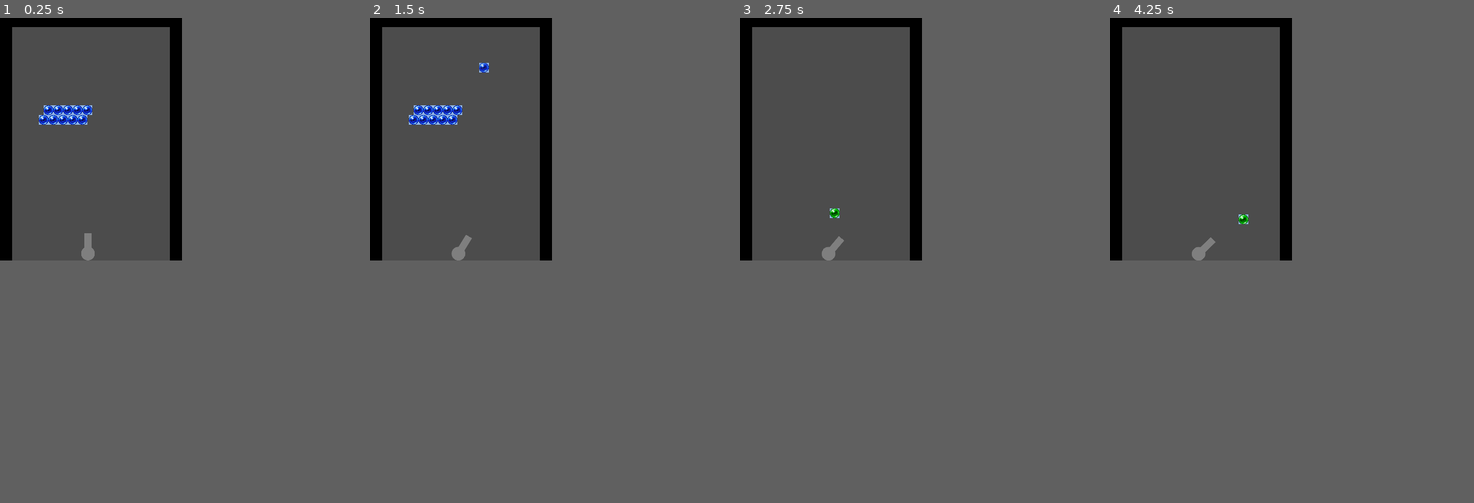
Above: before the commit, frames 1-4 (left to right).
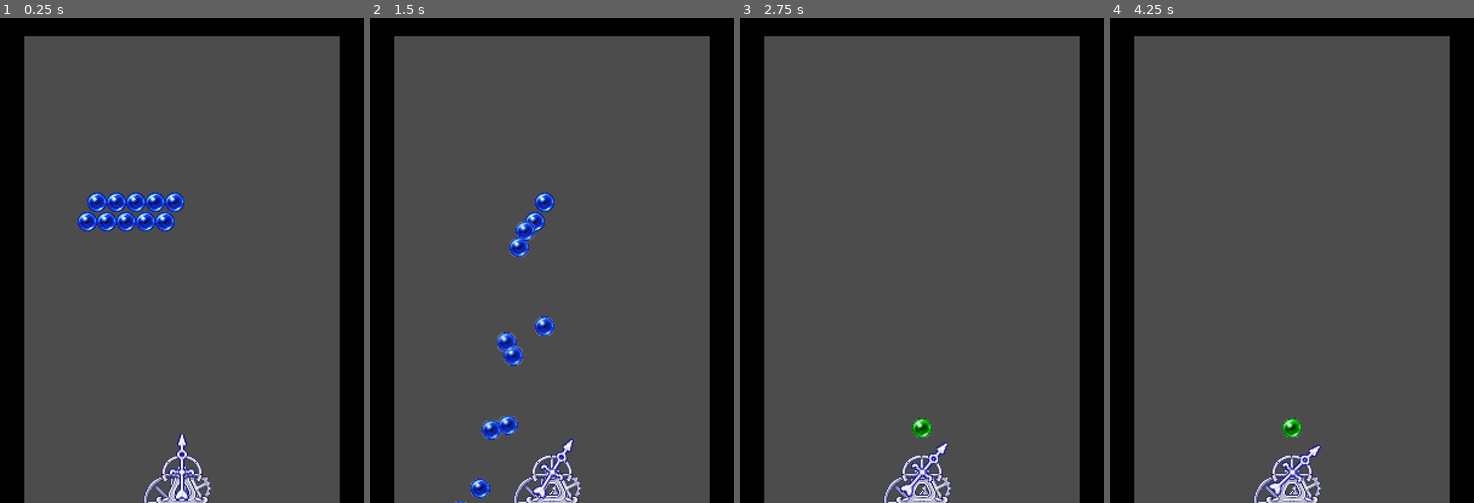
Above: after the commit, the same moments.

Repository: Demoli/Bobble
Game: Godot game, scene res://scenes/Level.tscn
The game is run twice, just before and just after one commit, with the same random seed, the same clock (stepped at 60 frames per second) and the same inputs.
Inputs (mouse positions are in pixels of both pictures, inside the frame that each line leads up to):
- Up to frame 1 (0.25 s): no input
- Up to frame 2 (1.5 s): tap Enter at 0.5 s; move the mouse to (501, 124) at 0.52 s; hold D (rotate_right) 0.53-1.28 s; hold Space (fire) 0.53-1.28 s; click (501, 124) at 0.67 s; move the mouse to (424, 153) at 1.27 s; hold A (rotate_left) from 1.28 s (still down); tap Space (fire) at 1.35 s
- Up to frame 3 (2.75 s): move the mouse to (849, 85) at 2.02 s; release A (rotate_left) at 2.03 s; hold D (rotate_right) from 2.03 s (still down); hold Space (fire) from 2.03 s (still down)
- Up to frame 4 (4.25 s): move the mouse to (1190, 187) at 2.77 s; release Space (fire) at 2.78 s; tap Space (fire) at 2.85 s; click (1190, 187) at 2.92 s; move the mouse to (1255, 173) at 3.52 s; release D (rotate_right) at 3.53 s; hold A (rotate_left) from 3.53 s (still down); hold Space (fire) from 3.53 s (still down)
The window is 300x400 before the commit and 600x800 after it. Grey fills any space a smaller window leaves; there, only what the larger window draws over its background counts as a difference.

The runs differ from the first frame. In frame 1, 19% of the frame differs, in the area x 0-100%, y 0-100%; in frame 2, 19%; in frame 3, 17%; in frame 4, 17%.

Commit message:
Add cannon sprite, remove BG from bubble sprites

Diff:
--- a/project.godot
+++ b/project.godot
@@ -46,6 +46,10 @@
 window/size/width=300
 window/size/height=400
 window/size/resizable=false
+window/size/borderless=true
+window/size/fullscreen=true
+window/stretch/mode="viewport"
+window/stretch/aspect="keep"
 
 [input]
 
--- a/scenes/Cannon.gd
+++ b/scenes/Cannon.gd
@@ -18,9 +18,9 @@
 
 func _process(delta):
 	if Input.is_action_pressed("rotate_left"):
-		rotation -= rotate_speed * delta
+		$Pointer.rotation -= rotate_speed * delta
 	if Input.is_action_pressed("rotate_right"):
-		rotation += rotate_speed * delta
+		$Pointer.rotation += rotate_speed * delta
 	if Input.is_action_pressed("fire"):
 		fire()
 
@@ -32,7 +32,7 @@
 	bubble.color = color
 	bubble.is_active_bubble = true
 #	bubble.mode = RigidBody2D.MODE_RIGID
-	bubble.global_position = global_position
+	bubble.global_position = $Pointer.global_position
 	get_node("/root").add_child(bubble)
 	loaded_bubble = bubble
 
--- a/scenes/Cannon.tscn
+++ b/scenes/Cannon.tscn
@@ -1,13 +1,17 @@
-[gd_scene load_steps=3 format=2]
+[gd_scene load_steps=4 format=2]
 
 [ext_resource path="res://assets/cannon.png" type="Texture" id=1]
 [ext_resource path="res://scenes/Cannon.gd" type="Script" id=2]
+[ext_resource path="res://assets/cannon_pointer.png" type="Texture" id=3]
 
 [node name="Cannon" type="Sprite"]
-scale = Vector2( 0.5, 0.5 )
 texture = ExtResource( 1 )
-offset = Vector2( 0, -25 )
 script = ExtResource( 2 )
 
 [node name="ReloadTimer" type="Timer" parent="."]
+
+[node name="Pointer" type="Sprite" parent="."]
+position = Vector2( 0, -5 )
+texture = ExtResource( 3 )
+offset = Vector2( 0, -5 )
 [connection signal="timeout" from="ReloadTimer" to="." method="load_bubble"]
--- a/scenes/Level.tscn
+++ b/scenes/Level.tscn
@@ -7,7 +7,7 @@
 [node name="Level" type="Node2D"]
 
 [node name="Cannon" parent="." instance=ExtResource( 1 )]
-position = Vector2( 145, 390 )
+position = Vector2( 150, 380 )
 
 [node name="LeftWall" parent="." instance=ExtResource( 2 )]
 
Binary file removed: assets/ball.png
Binary file changed: assets/bubbles/blue.png
Binary file changed: assets/bubbles/green.png
Binary file changed: assets/bubbles/red.png
Binary file changed: assets/cannon.png
Binary file added: assets/cannon_pointer.png
Not shown, added: assets/cannon_pointer.png.import
Not shown, removed: assets/sprite_sheet.pdn
